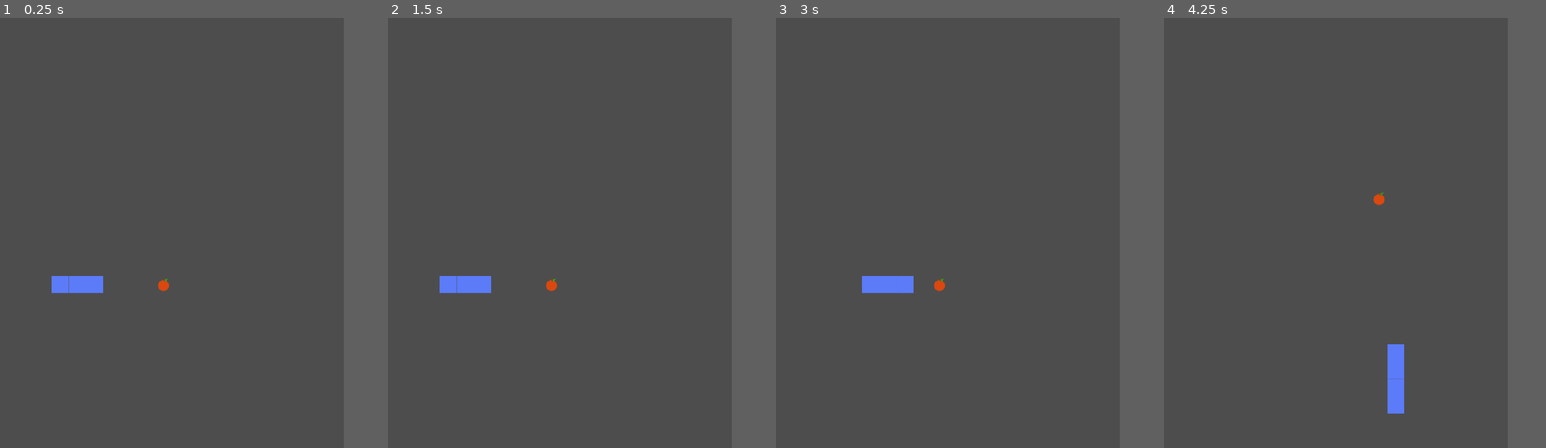
Above: before the commit, frames 1-4 (left to right).
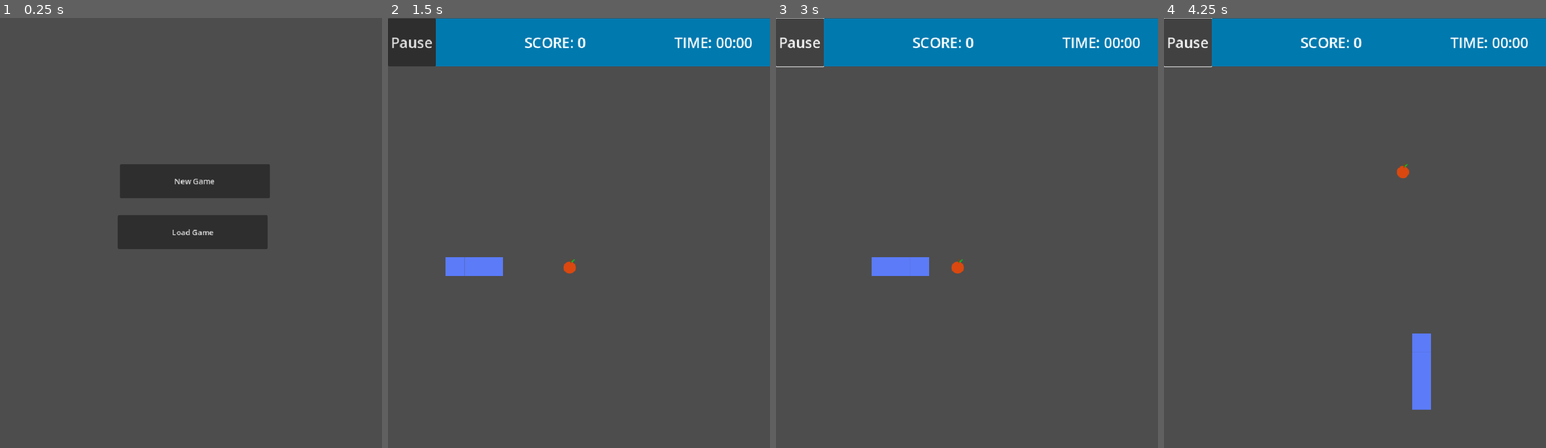
Above: after the commit, the same moments.

Repository: JJAC02/SnakeGame
Game: Godot game, scene res://scenes/game.tscn
Two runs of this game, one before a commit and one after it. Both use one fixed random seed, a clock stepped at 60 frames per second and the inputs below.
Inputs (mouse positions are in pixels of both pictures, inside the frame that each line leads up to):
- Up to frame 1 (0.25 s): no input
- Up to frame 2 (1.5 s): click (559, 233) at 0.5 s, where only the run after the commit has a clickable "Load Game"; click (563, 181) at 1.25 s, where only the run after the commit has a clickable "New Game"
- Up to frame 3 (3 s): click (798, 43) at 2 s, where only the run after the commit has a clickable "Pause"; hold Right (ui_right) from 2.78 s (still down)
- Up to frame 4 (4.25 s): release Right (ui_right) at 3.53 s; hold Down (ui_down) from 3.53 s (still down)
In our replay, the window is 640x800 before the commit and 711x800 after it. These sizes can differ from the game's own. Grey fills any space a smaller window leaves; there, only what the larger window draws over its background counts as a difference.

The runs differ from the first frame. In frame 1, 6.7% of the frame differs, in the area x 13-71%, y 34-64%; in frame 2, 12%, in the area x 0-100%, y 0-64%; in frame 3, 11%; in frame 4, 12%.

Commit message:
working commit, need to group into classes

Diff:
--- a/project.godot
+++ b/project.godot
@@ -18,7 +18,7 @@
 [display]
 
 window/size/viewport_width=800
-window/size/viewport_height=1000
+window/size/viewport_height=900
 window/stretch/mode="canvas_items"
 window/stretch/aspect="expand"
 
--- a/scenes/game.tscn
+++ b/scenes/game.tscn
@@ -1,18 +1,30 @@
 [gd_scene format=3 uid="uid://yicge48108e0"]
 
 [ext_resource type="Script" uid="uid://b0ty32plikcic" path="res://scripts/game.gd" id="1_lbhrr"]
+[ext_resource type="Texture2D" uid="uid://bduvols0md0sk" path="res://assests/grass.png" id="2_0tnpc"]
 [ext_resource type="TileSet" uid="uid://ber6qoj0bllhm" path="res://assests/gametileset.tres" id="2_u5sy4"]
 [ext_resource type="Script" uid="uid://nn7c6a36qpyq" path="res://scripts/game_area.gd" id="5_0tnpc"]
 [ext_resource type="PackedScene" uid="uid://u8ygxctn5obx" path="res://scenes/main_menu.tscn" id="5_p57ef"]
 [ext_resource type="PackedScene" uid="uid://bf84qsd0xxrct" path="res://scenes/end_scene.tscn" id="6_u5sy4"]
 [ext_resource type="Script" uid="uid://biajxgltu3dav" path="res://scripts/snake.gd" id="6_vtaks"]
 [ext_resource type="Script" uid="uid://5jpw50aylpfq" path="res://scripts/environment.gd" id="7_kvpfn"]
+[ext_resource type="PackedScene" uid="uid://chfk2bh56wsuc" path="res://scenes/in_game.tscn" id="8_gee14"]
 
 [node name="Game" type="Node" unique_id=1607823543]
 script = ExtResource("1_lbhrr")
 
+[node name="GameBG" type="TextureRect" parent="." unique_id=933399816]
+visible = false
+anchors_preset = 15
+anchor_right = 1.0
+anchor_bottom = 1.0
+grow_horizontal = 2
+grow_vertical = 2
+texture = ExtResource("2_0tnpc")
+stretch_mode = 1
+
 [node name="GameArea" type="TileMapLayer" parent="." unique_id=1565270955]
-position = Vector2(0, 200)
+position = Vector2(0, 100)
 tile_set = ExtResource("2_u5sy4")
 rendering_quadrant_size = 40
 navigation_enabled = false
@@ -40,10 +52,6 @@
 offset_right = 40.0
 offset_bottom = 40.0
 
-[node name="InGame" type="Control" parent="HUD" unique_id=1398480594]
-layout_mode = 3
-anchors_preset = 0
-offset_right = 40.0
-offset_bottom = 40.0
+[node name="InGame" parent="HUD" unique_id=358935348 instance=ExtResource("8_gee14")]
 
 [connection signal="timeout" from="Timer" to="." method="_on_timer_timeout"]
--- /dev/null
+++ b/scenes/in_game.gd
@@ -0,0 +1,11 @@
+extends Control
+
+
+# Called when the node enters the scene tree for the first time.
+func _ready() -> void:
+	pass # Replace with function body.
+
+
+# Called every frame. 'delta' is the elapsed time since the previous frame.
+func _process(delta: float) -> void:
+	pass
--- /dev/null
+++ b/scenes/in_game.tscn
@@ -0,0 +1,51 @@
+[gd_scene format=3 uid="uid://chfk2bh56wsuc"]
+
+[ext_resource type="Script" uid="uid://b5aplio8u2vgk" path="res://scenes/in_game.gd" id="1_7nptk"]
+
+[sub_resource type="StyleBoxFlat" id="StyleBoxFlat_4e07j"]
+bg_color = Color(3.5616756e-06, 0.47652632, 0.68581307, 1)
+
+[sub_resource type="StyleBoxFlat" id="StyleBoxFlat_1jffy"]
+bg_color = Color(0, 0.4745098, 0.6862745, 1)
+
+[node name="InGame" type="Control" unique_id=358935348]
+layout_mode = 3
+anchors_preset = 0
+offset_right = 40.0
+offset_bottom = 40.0
+script = ExtResource("1_7nptk")
+
+[node name="Pause" type="Button" parent="." unique_id=10759179]
+layout_mode = 0
+offset_top = 1.0
+offset_right = 100.0
+offset_bottom = 101.0
+theme_override_font_sizes/font_size = 30
+text = "Pause"
+
+[node name="Score" type="Label" parent="." unique_id=1689468467]
+layout_mode = 1
+anchors_preset = 5
+anchor_left = 0.5
+anchor_right = 0.5
+offset_left = 80.0
+offset_top = 1.0
+offset_right = 580.0
+offset_bottom = 101.0
+grow_horizontal = 2
+theme_override_font_sizes/font_size = 30
+theme_override_styles/normal = SubResource("StyleBoxFlat_4e07j")
+text = "SCORE: 0"
+horizontal_alignment = 1
+vertical_alignment = 1
+
+[node name="Time" type="Label" parent="." unique_id=834623531]
+layout_mode = 0
+offset_left = 600.0
+offset_top = 1.0
+offset_right = 800.0
+offset_bottom = 101.0
+theme_override_font_sizes/font_size = 30
+theme_override_styles/normal = SubResource("StyleBoxFlat_1jffy")
+text = "TIME: 00:00"
+vertical_alignment = 1
--- /dev/null
+++ b/scenes/main_menu.gd
@@ -0,0 +1,12 @@
+extends Control
+
+signal new_game
+
+func _on_new_game_pressed() -> void:
+	new_game.emit()
+	pass # Replace with function body.
+
+
+
+func _on_load_game_pressed() -> void:
+	pass # Replace with function body.
--- a/scenes/main_menu.tscn
+++ b/scenes/main_menu.tscn
@@ -1,7 +1,29 @@
 [gd_scene format=3 uid="uid://u8ygxctn5obx"]
+
+[ext_resource type="Script" uid="uid://ynfmmly7b4if" path="res://scenes/main_menu.gd" id="1_l6cm7"]
 
 [node name="MainMenu" type="Control" unique_id=1965709317]
 layout_mode = 3
 anchors_preset = 0
 offset_right = 40.0
 offset_bottom = 40.0
+script = ExtResource("1_l6cm7")
+
+[node name="NewGame" type="Button" parent="." unique_id=1485675765]
+layout_mode = 0
+offset_left = 251.0
+offset_top = 306.0
+offset_right = 565.0
+offset_bottom = 377.0
+text = "New Game"
+
+[node name="LoadGame" type="Button" parent="." unique_id=1701206458]
+layout_mode = 0
+offset_left = 247.0
+offset_top = 413.0
+offset_right = 561.0
+offset_bottom = 484.0
+text = "Load Game"
+
+[connection signal="pressed" from="NewGame" to="." method="_on_new_game_pressed"]
+[connection signal="pressed" from="LoadGame" to="." method="_on_load_game_pressed"]
--- a/scripts/game.gd
+++ b/scripts/game.gd
@@ -8,10 +8,22 @@
 var snake_body:Array[Vector2i] = []
 var snake_direction:Vector2i
 var next_direction:Vector2i
+var is_paused := false
 
 @onready var board: TileMapLayer = $GameArea
 @onready var snake: Node2D = $Snake
 @onready var timer: Timer = $Timer
+@onready var main_menu: Control = $HUD/MainMenu
+@onready var in_game: Control = $HUD/InGame
+
+
+
+func new_game() -> void:
+	in_game.show()
+	main_menu.hide()
+	board.show()
+	draw_board()
+
 
 
 func iniateGame() -> void:
@@ -23,10 +35,13 @@
 
 
 func _ready() -> void:
+	main_menu.new_game.connect(new_game)
+	main_menu.show()
+	board.hide()
+	in_game.hide()
 	randomize()
 	iniateGame()
 	#apple_pos = place_apple()
-	draw_board()
 
 func place_apple() -> Vector2i:
 	var available:= []
@@ -57,11 +72,6 @@
 	##pass
 
 func move_snake():
-	#shrink_snake(SNAKE)
-	#var body_copy = snake_body.slice(0,snake_body.size() - 1)
-	#var new_head = body_copy[0] + snake_direction
-	#body_copy.insert(0,new_head)
-	#snake_body = body_copy
 	snake_direction = next_direction
 	snake_eat(grow_snake())
 	if is_game_over():
--- a/scripts/snake.gd
+++ b/scripts/snake.gd
@@ -1,11 +1,5 @@
 extends Node2D
 
+@onready var environment: Node2D = $"../Environment"
 
 # Called when the node enters the scene tree for the first time.
-func _ready() -> void:
-	pass # Replace with function body.
-
-
-# Called every frame. 'delta' is the elapsed time since the previous frame.
-func _process(delta: float) -> void:
-	pass
Not shown, added: scenes/in_game.gd.uid
Not shown, added: scenes/main_menu.gd.uid
